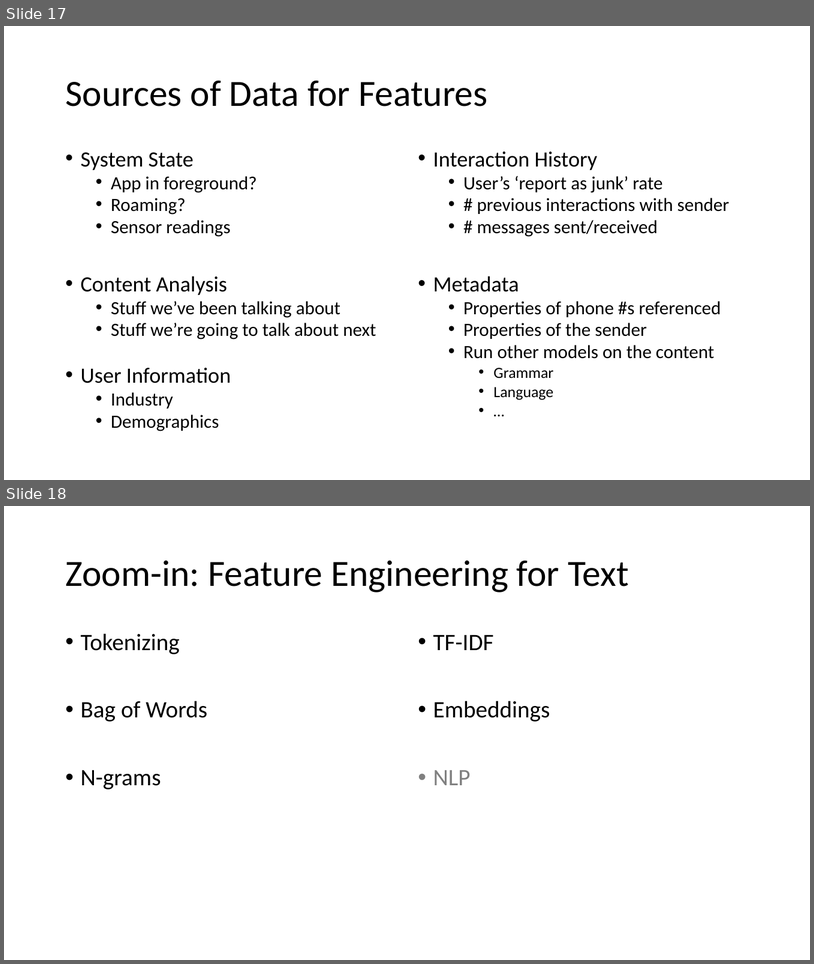
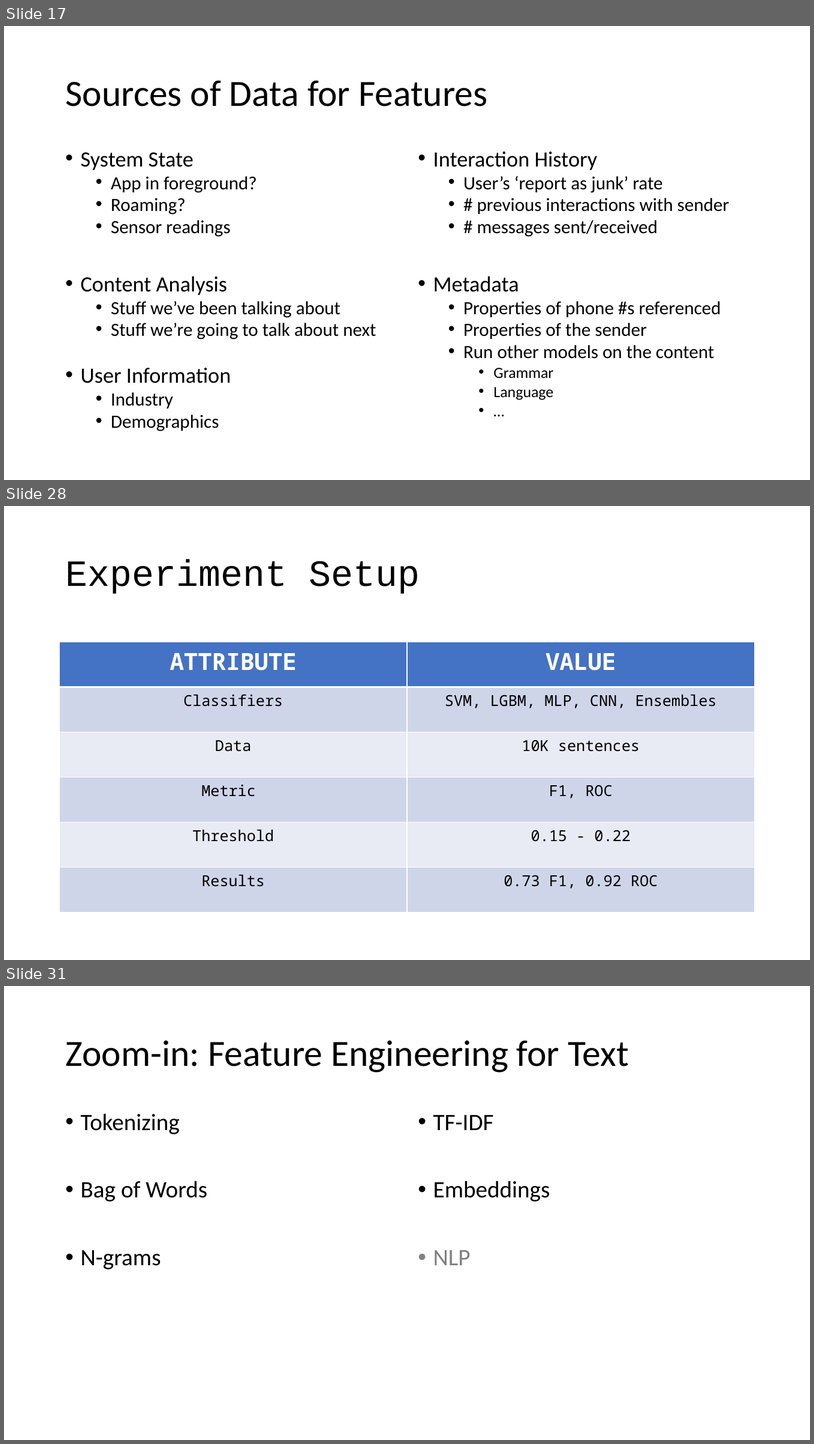
Before and after one commit to maelstromdat/MediTechBigData, a slide deck: 5. Adv. Feature Engineering.pptx. Shown one above the other, each under a label of ours: slides 17 and 18 before the commit, slides 17, 28 and 31 after it; the slides between them are not shown. The pictures are 814x964 and 814x1444 pixels, drawn with LibreOffice and Linux fonts; fonts in the diff are those of the drawing. Boxes give left, top, right and bottom in pixels: in the first picture for what was removed or moved away, otherwise in the second. Text is boxed around its words. In the diff, an @@ line names an element or a change of style, - is before the commit and + after.

```diff
--- a/5. Adv. Feature Engineering.pptx
+++ b/5. Adv. Feature Engineering.pptx
@@ slide 28 added at <box>4,506,810,960</box>, background #FFFFFF @@
@@ title added at <box>65,559,420,594</box>, 44 pt, text #000000 @@
+Experiment Setup
@@ table added at <box>60,642,755,913</box>, 6 rows, 2 columns @@
+ATTRIBUTE | VALUE
+Classifiers | SVM, LGBM, MLP, CNN, Ensembles
+Data | 10K sentences
+Metric | F1, ROC
+Threshold | 0.15 - 0.22
+Results | 0.73 F1, 0.92 ROC
@@ what was slide 18 is now slide 31 @@
```
Also in this commit, not shown: 1 slide changed, 13 other slides added, 1 slide removed, 1 other file.
